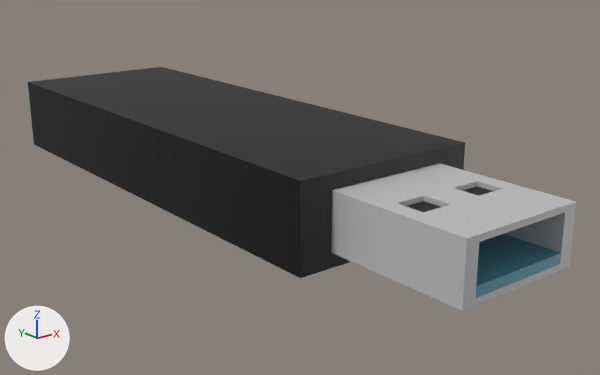
What one commit did to the FBX model Assets/Model/USB.fbx.
Rendered twice from a camera (50 mm lens) standing at (-5.01, -7.88, 2.37) and looking at (0.37, -1.15, -0.32). The axes (+X, +Y, +Z) are drawn at lower left. The lights are the same throughout. Where no turn or scale is listed for an object, it has been applied to the vertices.

Objects in the first picture: '立方体'.
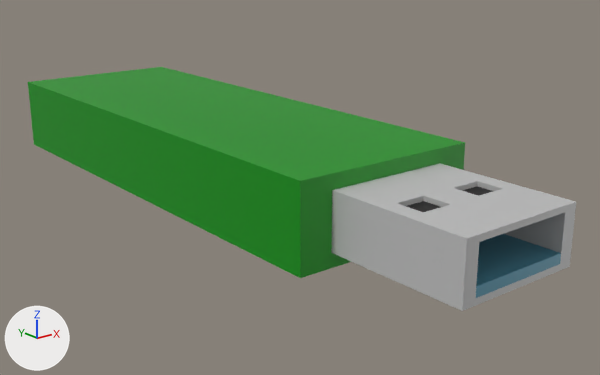
Where the newer file only moved an object's origin or applied its transform, the numbers keep the older frame.

The edits, one by one:
Material 'マテリアル' (mat_マテリアル) changes colour from black #000000 to green #009207; in linear values from (0.0, 0.0, 0.0) to (0.0, 0.288, 0.00215).

Where the change shows, as pixel boxes [x1, y1, x2, y2] in the pictures (600 x 375 px):
'立方体', recoloured (black to green)
    both: [28, 67, 466, 278]
